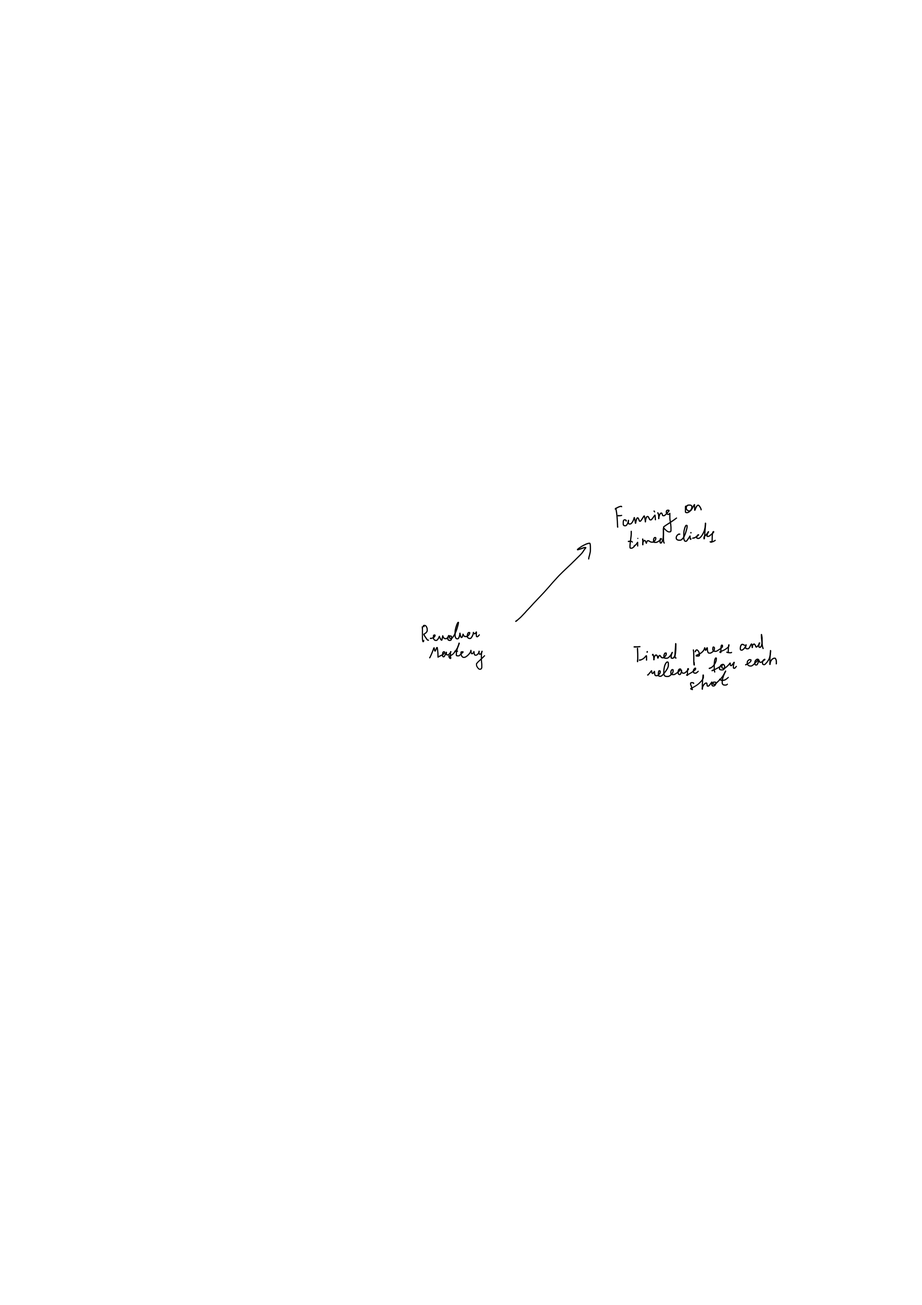
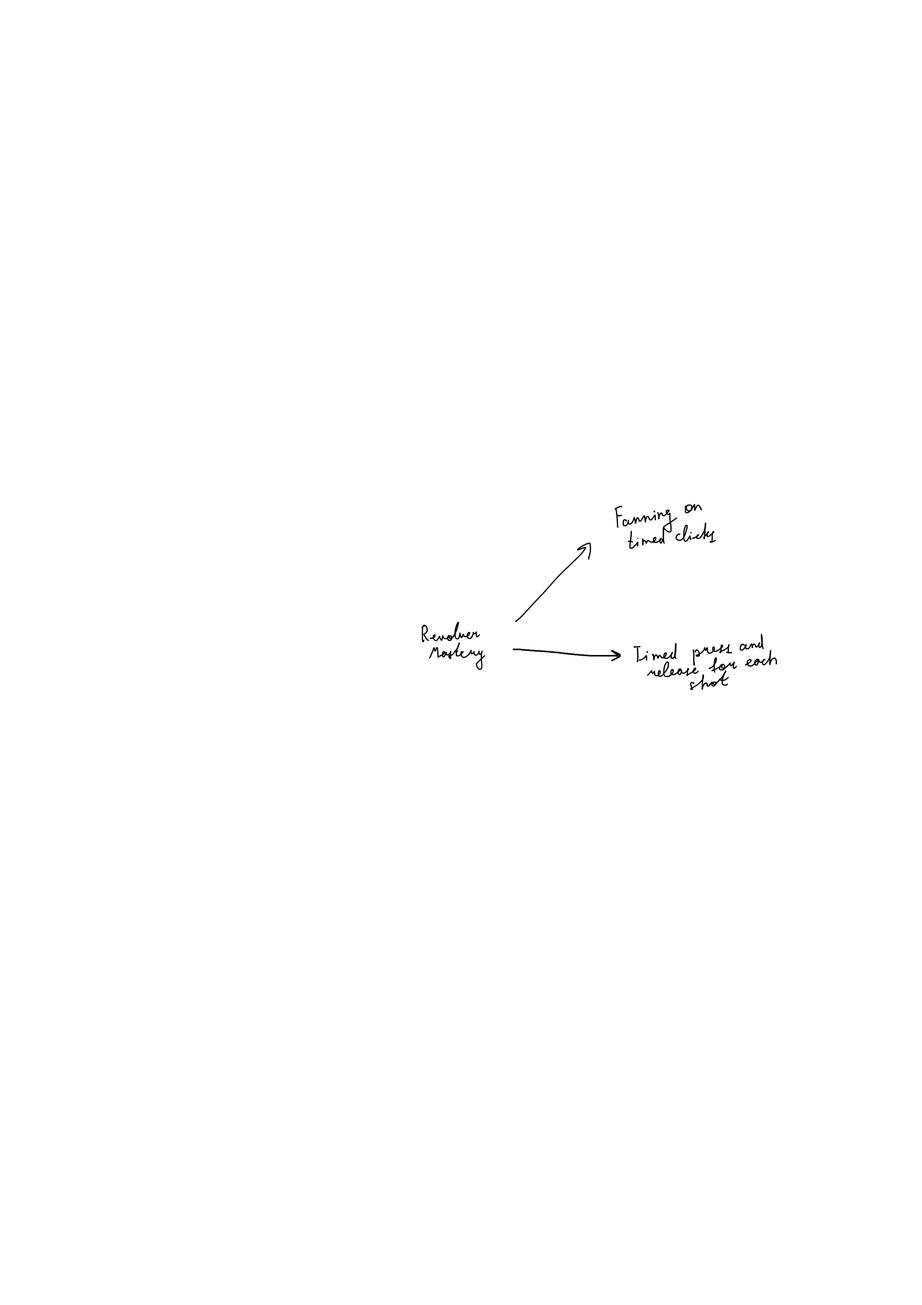
Layers edited between the first and the second w=922, h=1305 image:
painted on "Paint Layer 1" over [512, 648, 622, 662]
